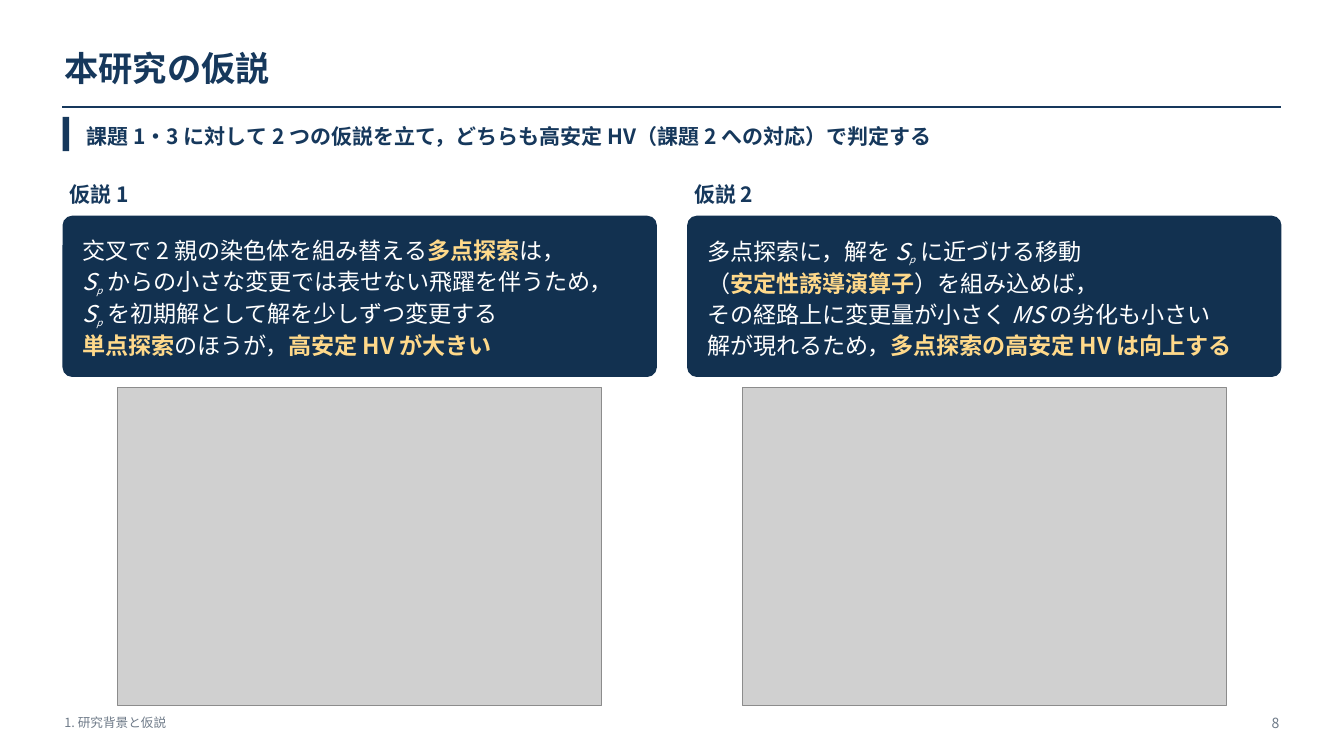
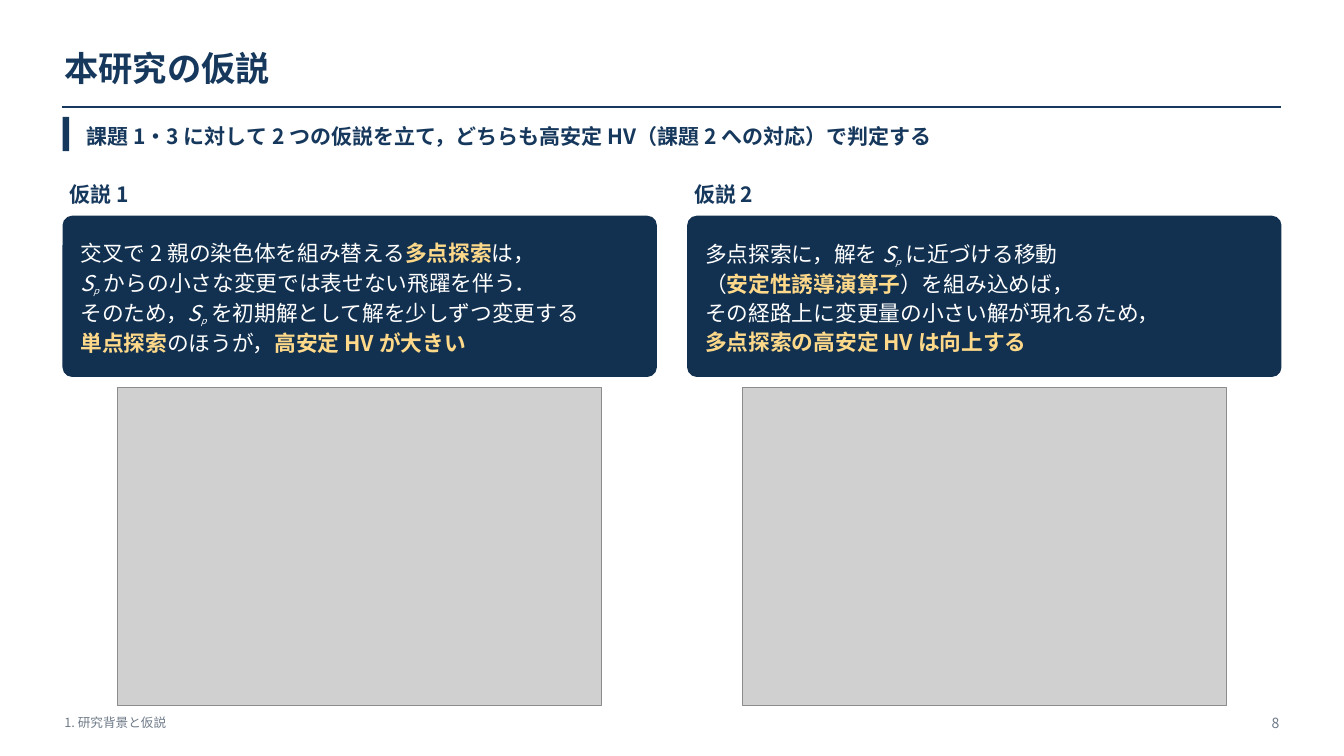
Before and after one commit to kitotakumi/stability_scheduling, a slide deck: slide 8 of doc/presentation_materials/JIMA2026fall_発表.pptx. Drawn at 1344x756 pixels with LibreOffice and Linux fonts; fonts in the diff are those of the drawing; grey boxes stand for pictures. Boxes give left, top, right and bottom in pixels: in the first picture for what was removed or moved away, otherwise in the second. Text is boxed around its words. In the diff, an @@ line names an element or a change of style, - is before the commit and + after.

```diff
--- a/doc/presentation_materials/JIMA2026fall_発表.pptx
+++ b/doc/presentation_materials/JIMA2026fall_発表.pptx
@@ text at box(81, 242, 535, 353): size 16.5 to 15.5 pt in "交叉で 2 親の染色体を組み替える多点探索は，", "単点探索のほうが，高安定 HV が大きい" @@
@@ text at box(705, 243, 1074, 294): size 16.5 to 15.5 pt in "多点探索に，解を Sp に近づける移動", "（安定性誘導演算子）を組み込めば，"; size 11.9 to 11.2 pt in "Sp" @@
@@ text at box(81, 272, 579, 323): text changed; size 16.5 to 15.5 pt @@
-Sp からの小さな変更では表せない飛躍を伴うため，
-Sp を初期解として解を少しずつ変更する
+Sp からの小さな変更では表せない飛躍を伴う．
+そのため，Sp を初期解として解を少しずつ変更する
@@ text at box(705, 302, 1159, 352): text changed; size 16.5 to 15.5 pt @@
-その経路上に変更量が小さく MS の劣化も小さい
-解が現れるため，多点探索の高安定 HV は向上する
+その経路上に変更量の小さい解が現れるため，
+多点探索の高安定 HV は向上する
```
Also in this commit, not shown: 6 other slides changed, 6 other files.
